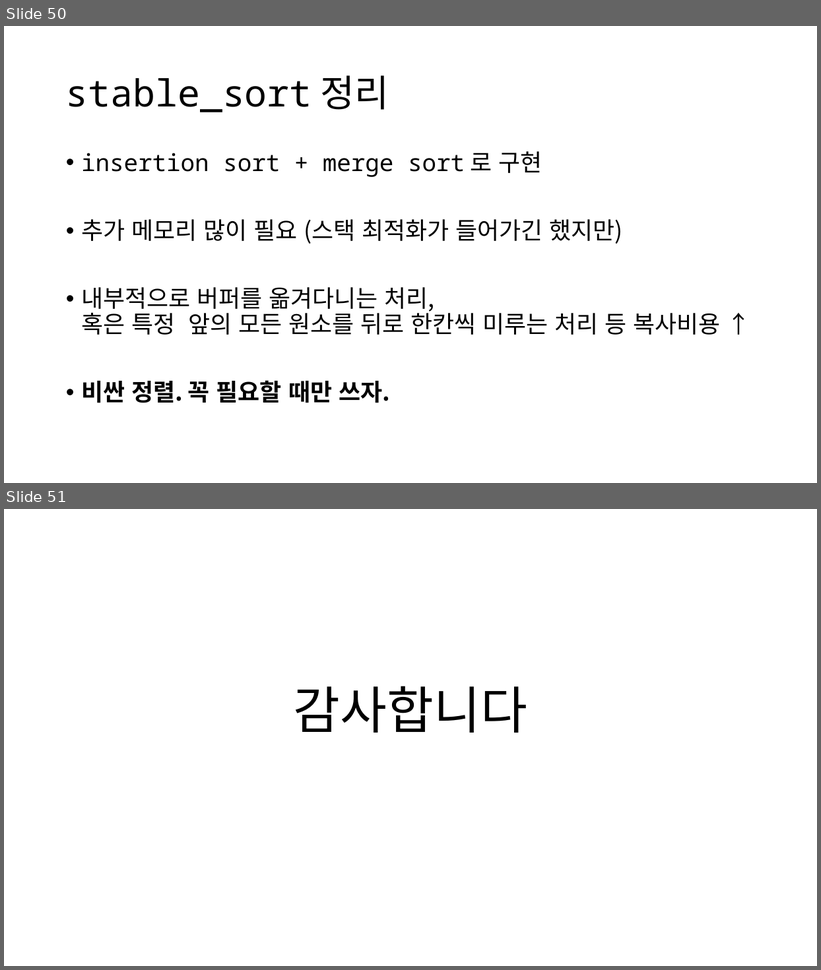
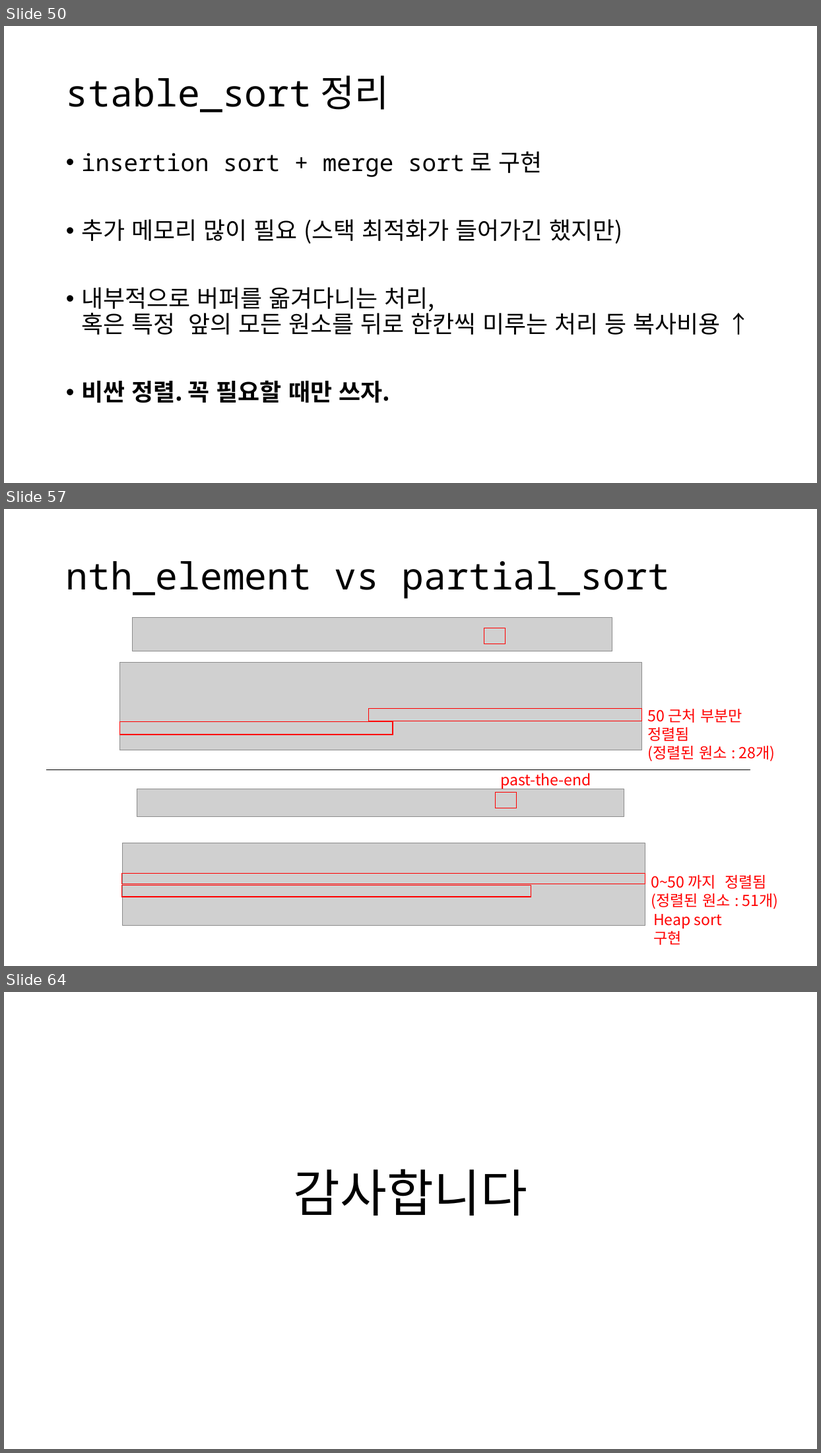
Before and after one commit to OptimizationStudy/Repo2019, a slide deck: opt_study_sorting_operations.pptx. Shown one above the other, each under a label of ours: slides 50 and 51 before the commit, slides 50, 57 and 64 after it; the slides between them are not shown. The pictures are 821x970 and 821x1453 pixels, drawn with LibreOffice and Linux fonts; fonts in the diff are those of the drawing; grey boxes stand for pictures. Boxes give left, top, right and bottom in pixels: in the first picture for what was removed or moved away, otherwise in the second. Text is boxed around its words. In the diff, an @@ line names an element or a change of style, - is before the commit and + after.

Commit message:
add nth_element

```diff
--- a/opt_study_sorting_operations.pptx
+++ b/opt_study_sorting_operations.pptx
@@ slide 57 added at [4,509,817,966], background #FFFFFF @@
@@ title added at [66,561,671,599], 44 pt, text #000000 @@
+nth_element vs partial_sort
@@ picture added at [133,618,612,651] @@
@@ rectangle added at [484,628,506,644], outline #FF0000 1 pt @@
@@ picture added at [120,663,642,751] @@
@@ rectangle added at [120,722,393,735], outline #FF0000 1 pt @@
@@ rectangle added at [369,708,642,722], outline #FF0000 1 pt @@
@@ text added at [648,709,776,762], 18 pt, text #FF0000 @@
+50 근처 부분만 정렬됨
+(정렬된 원소 : 28개)
@@ line added from (47, 770) to (750, 770), #000000 0.5 pt @@
@@ text added at [501,770,592,789], 18 pt, text #FF0000 @@
+past-the-end
@@ picture added at [137,789,624,817] @@
@@ rectangle added at [496,793,517,809], outline #FF0000 1 pt @@
@@ picture added at [122,843,645,926] @@
@@ rectangle added at [121,874,645,884], outline #FF0000 1 pt @@
@@ text added at [651,875,779,910], 18 pt, text #FF0000 @@
+0~50 까지 정렬됨
+(정렬된 원소 : 51개)
@@ rectangle added at [121,886,531,898], outline #FF0000 1 pt @@
@@ text added at [653,914,722,945], 18 pt, text #FF0000 @@
+Heap sort 구현
@@ what was slide 51 is now slide 64 @@
```
Also in this commit, not shown: 12 other slides added.
